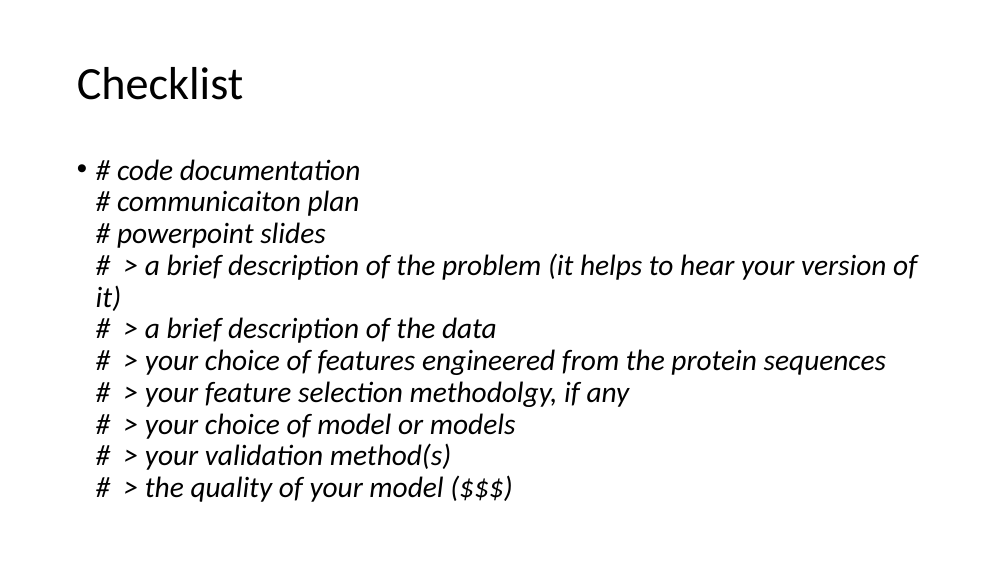
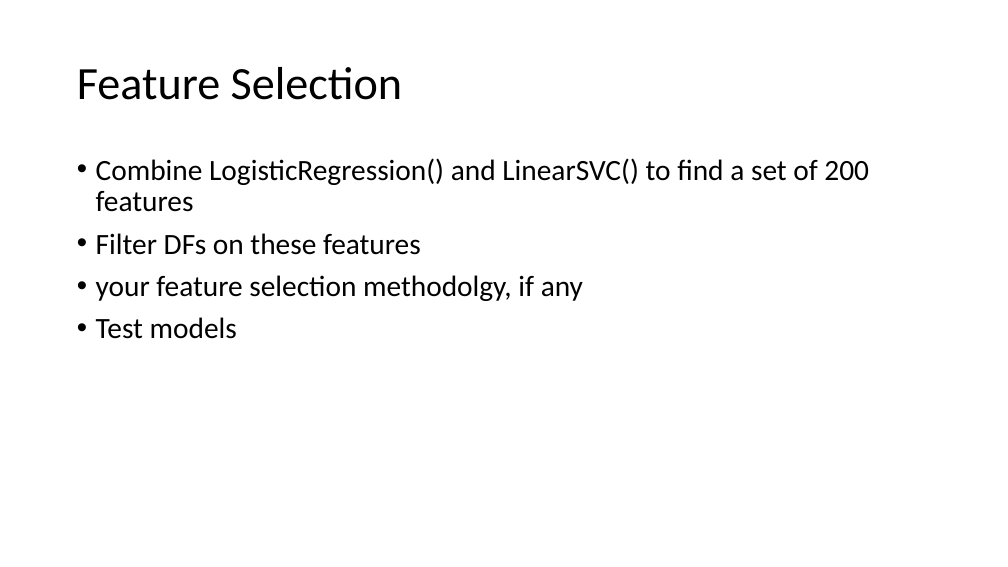
Before and after one commit to JoannaDrx/protein-classification, a slide deck: slide 12 of drugpro-jd.pptx (slide 15 before the commit). Drawn at 1008x567 pixels with LibreOffice and Linux fonts; fonts in the diff are those of the drawing. Boxes give left, top, right and bottom in pixels: in the first picture for what was removed or moved away, otherwise in the second. Text is boxed around its words. In the diff, an @@ line names an element or a change of style, - is before the commit and + after.

```diff
--- a/drugpro-jd.pptx
+++ b/drugpro-jd.pptx
@@ title at bbox=[77, 67, 403, 100]: text changed @@
-Checklist
+Feature Selection
@@ text at bbox=[96, 158, 869, 339]: text changed; italic off @@
-• # code documentation
-  # communicaiton plan
-  # powerpoint slides
-  # > a brief description of the problem (it helps to hear your version of it)
-  # > a brief description of the data
-  # > your choice of features engineered from the protein sequences
-  # > your feature selection methodolgy, if any
-  # > your choice of model or models
-  # > your validation method(s)
-  # > the quality of your model ($$$)
+• Combine LogisticRegression() and LinearSVC() to find a set of 200 features
+• Filter DFs on these features
+• your feature selection methodolgy, if any
+• Test models
```
Also in this commit, not shown: 3 other slides changed, 10 slides added, 7 slides removed, 10 other files.
